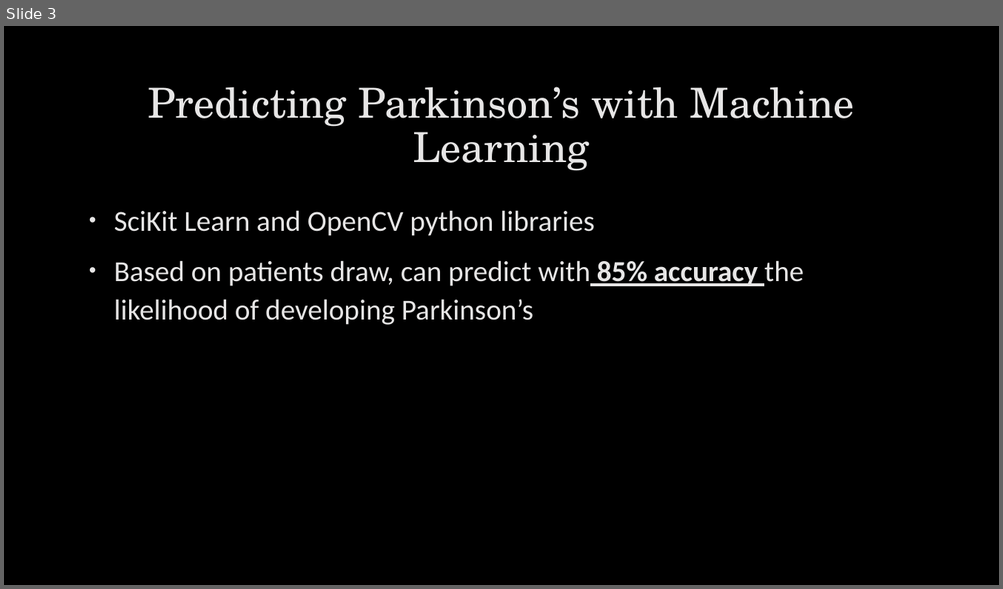
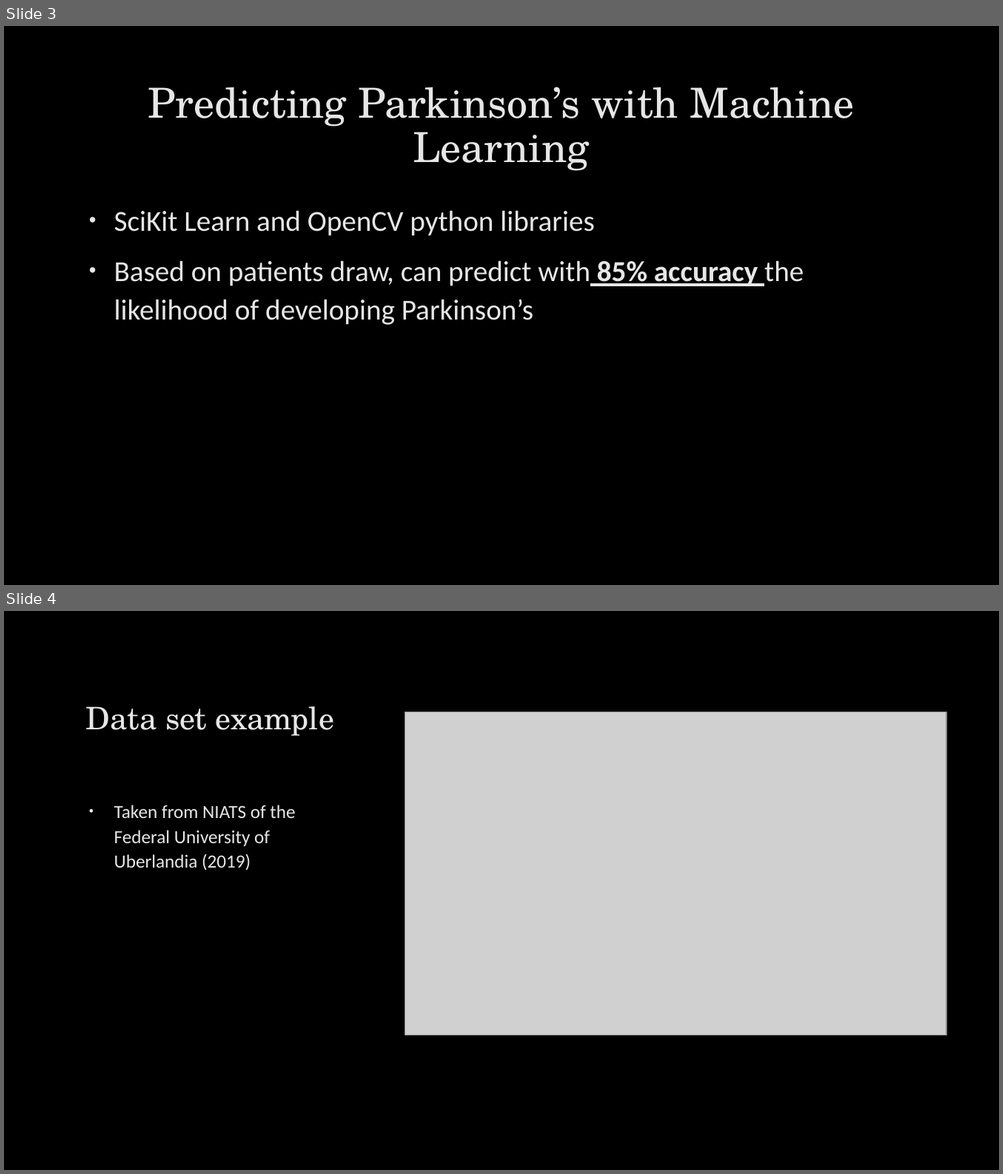
Before and after one commit to Parkinsons-Diagnosis-uOttaHack2020/UOttaHack-Parkinsons-Diagnosis, a slide deck: client/Mapping Parkinson’s with python.pptx. Shown one above the other, each under a label of ours: slide 3 before the commit, slides 3 and 4 after it. The pictures are 1003x589 and 1003x1174 pixels, drawn with LibreOffice and Linux fonts; fonts in the diff are those of the drawing; grey boxes stand for pictures; background and template pictures are left out. Boxes give left, top, right and bottom in pixels: in the first picture for what was removed or moved away, otherwise in the second. Text is boxed around its words. In the diff, an @@ line names an element or a change of style, - is before the commit and + after.

Commit message:
Ppt

```diff
--- a/client/Mapping Parkinson’s with python.pptx
+++ b/client/Mapping Parkinson’s with python.pptx
@@ slide 4 added at (4, 611, 999, 1170), background picture (left out) @@
@@ title added at (86, 706, 334, 736), 30 pt, text #E7E6E6 @@
+Data set example
@@ picture added at (405, 712, 946, 1035) @@
@@ text added at (114, 805, 295, 871), 18 pt, text #E7E6E6 @@
+• Taken from NIATS of the Federal University of Uberlandia (2019)
```
